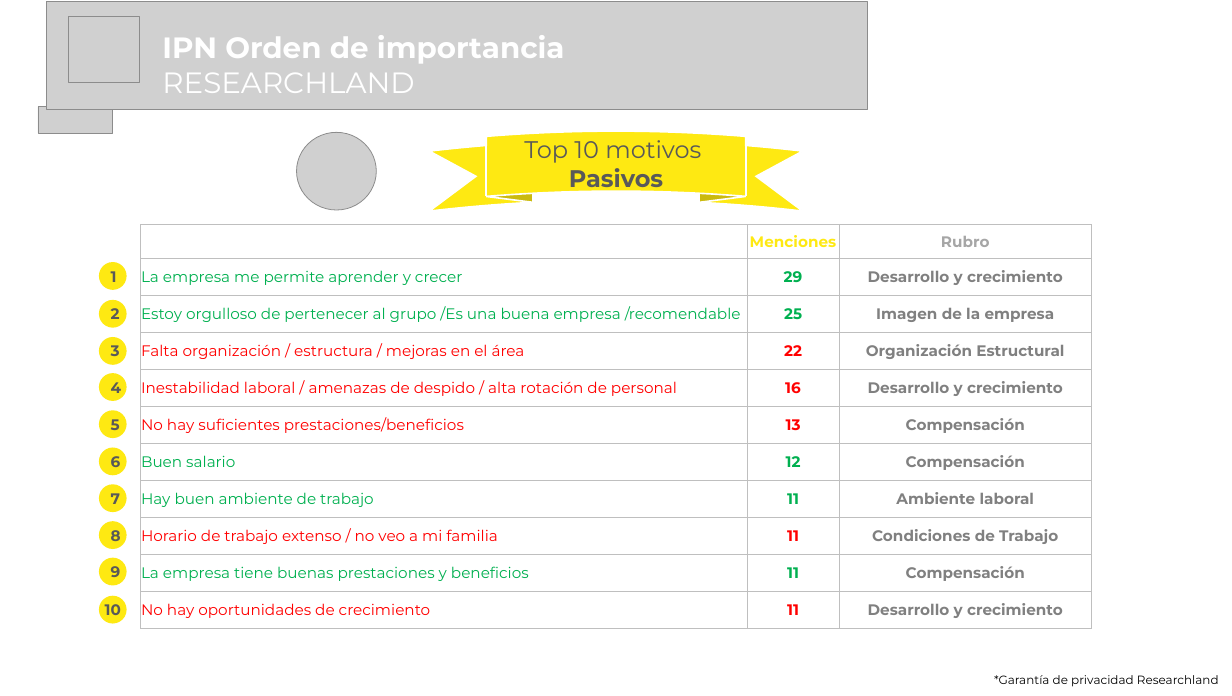
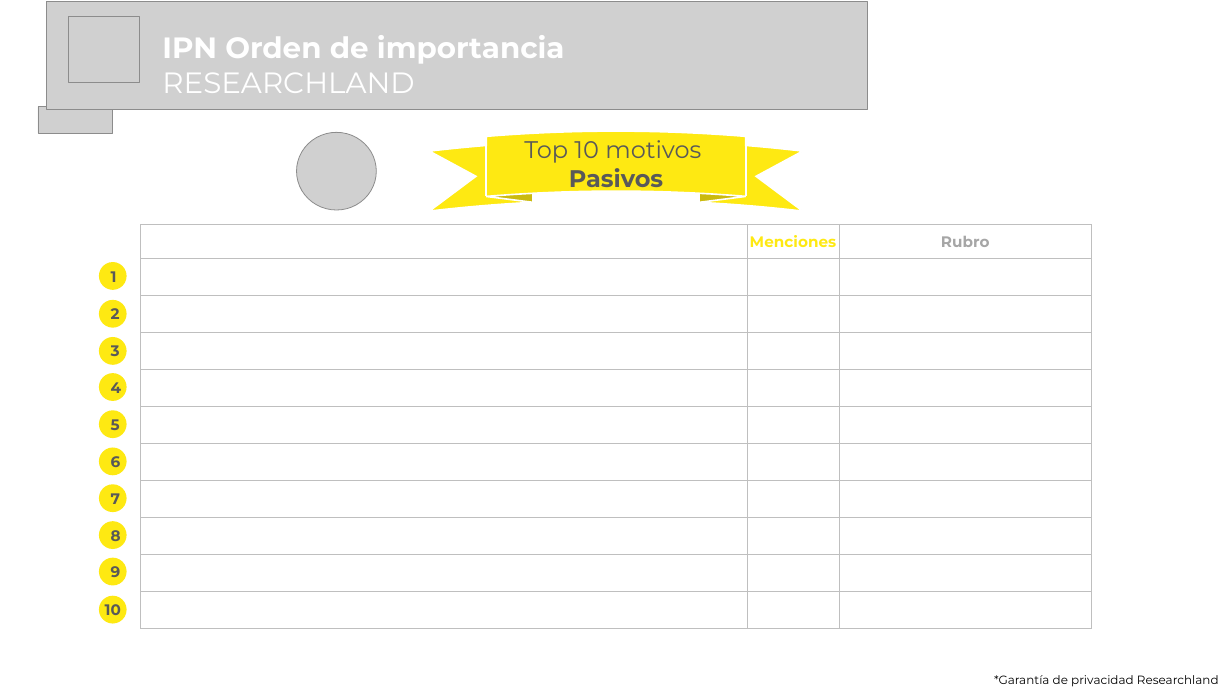
Before and after one commit to researchland-gu/automatizacion_presentaciones, a slide deck: slide 10 of Plantillas_pptx/IPN_Colaboradores UPAX_automatizada.pptx. Drawn at 1232x696 pixels with LibreOffice and Linux fonts; fonts in the diff are those of the drawing; grey boxes stand for pictures; background and template pictures are left out. Boxes give left, top, right and bottom in pixels: in the first picture for what was removed or moved away, otherwise in the second. Text is boxed around its words. In the diff, an @@ line names an element or a change of style, - is before the commit and + after.

```diff
--- a/Plantillas_pptx/IPN_Colaboradores UPAX_automatizada.pptx
+++ b/Plantillas_pptx/IPN_Colaboradores UPAX_automatizada.pptx
@@ table at (140,224,1091,627) @@
-row 2: La empresa me permite aprender y crecer | 29 | Desarrollo y crecimiento
+row 2:  |  | 
-row 3: Estoy orgulloso de pertenecer al grupo /Es una buena empresa /recomendable | 25 | Imagen de la empresa
+row 3:  |  | 
-row 4: Falta organización / estructura / mejoras en el área | 22 | Organización Estructural
+row 4:  |  | 
-row 5: Inestabilidad laboral / amenazas de despido / alta rotación de personal | 16 | Desarrollo y crecimiento
+row 5:  |  | 
-row 6: No hay suficientes prestaciones/beneficios | 13 | Compensación
+row 6:  |  | 
-row 7: Buen salario | 12 | Compensación
+row 7:  |  | 
-row 8: Hay buen ambiente de trabajo | 11 | Ambiente laboral
+row 8:  |  | 
-row 9: Horario de trabajo extenso / no veo a mi familia | 11 | Condiciones de Trabajo
+row 9:  |  | 
-row 10: La empresa tiene buenas prestaciones y beneficios | 11 | Compensación
+row 10:  |  | 
-row 11: No hay oportunidades de crecimiento | 11 | Desarrollo y crecimiento
+row 11:  |  | 
```
Also in this commit, not shown: 5 other slides changed, 2 other files.
